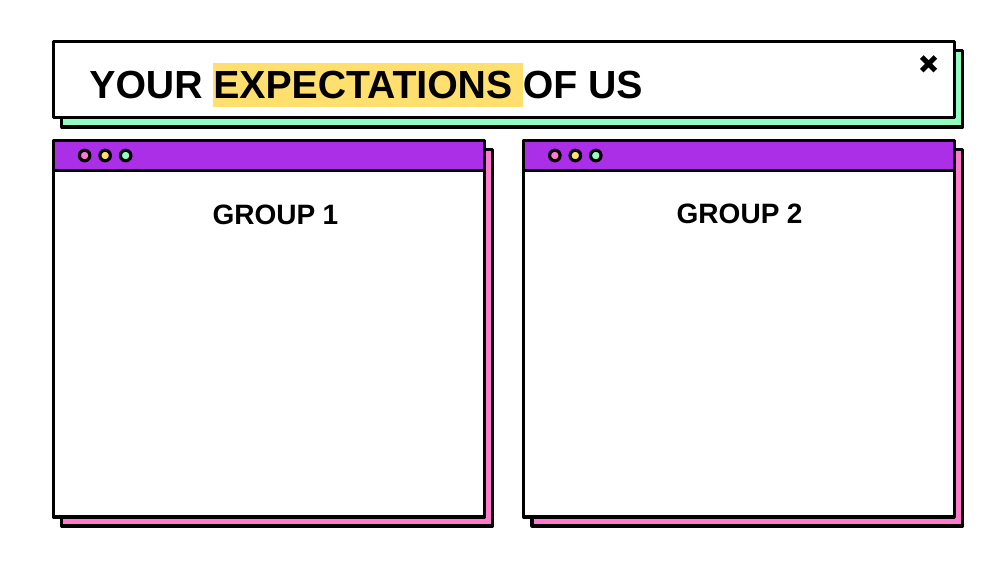
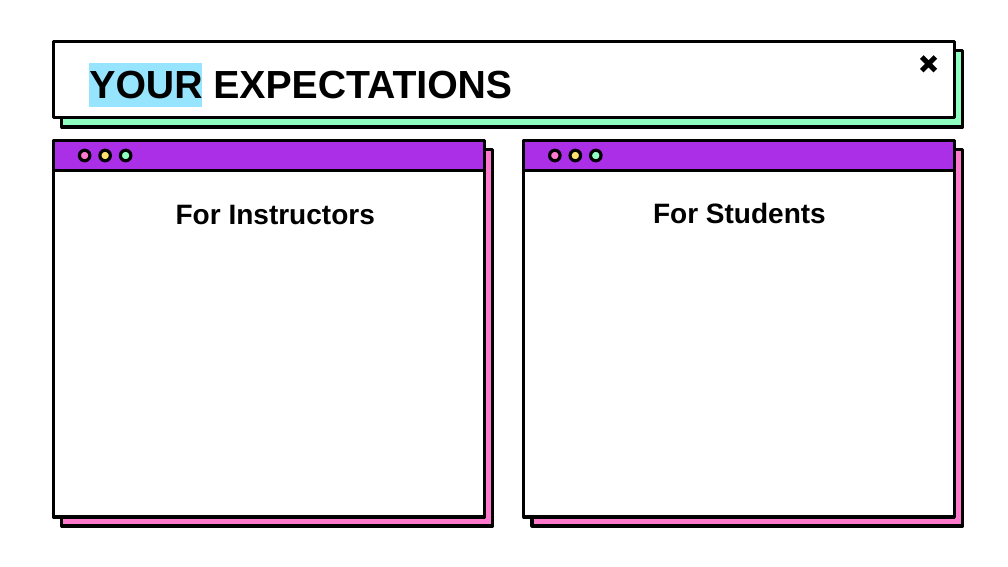
Before and after one commit to hylandtechoutreach/ucs, a slide deck: slide 5 of IntroHyland/ClassroomExpectations.pptx. Drawn at 1008x567 pixels with LibreOffice and Linux fonts; fonts in the diff are those of the drawing; background and template pictures are left out. Boxes give left, top, right and bottom in pixels: in the first picture for what was removed or moved away, otherwise in the second. Text is boxed around its words. In the diff, an @@ line names an element or a change of style, - is before the commit and + after.

```diff
--- a/IntroHyland/ClassroomExpectations.pptx
+++ b/IntroHyland/ClassroomExpectations.pptx
@@ title at box(89, 70, 512, 99): text changed @@
-YOUR EXPECTATIONS OF US
+YOUR EXPECTATIONS
@@ subtitle at box(176, 204, 375, 225): text changed @@
-GROUP 1
+For Instructors
@@ subtitle at box(653, 202, 826, 224): text changed @@
-GROUP 2
+For Students
```
Also in this commit, not shown: 4 other files.
